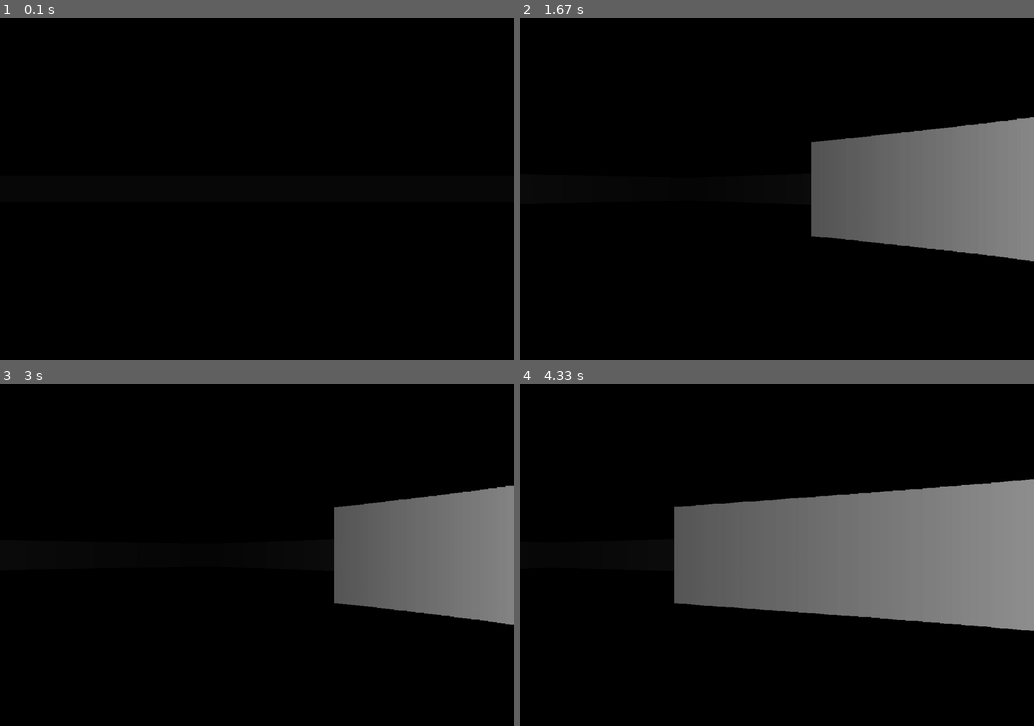
Above: before the commit, frames 1-4 (two rows, left to right).
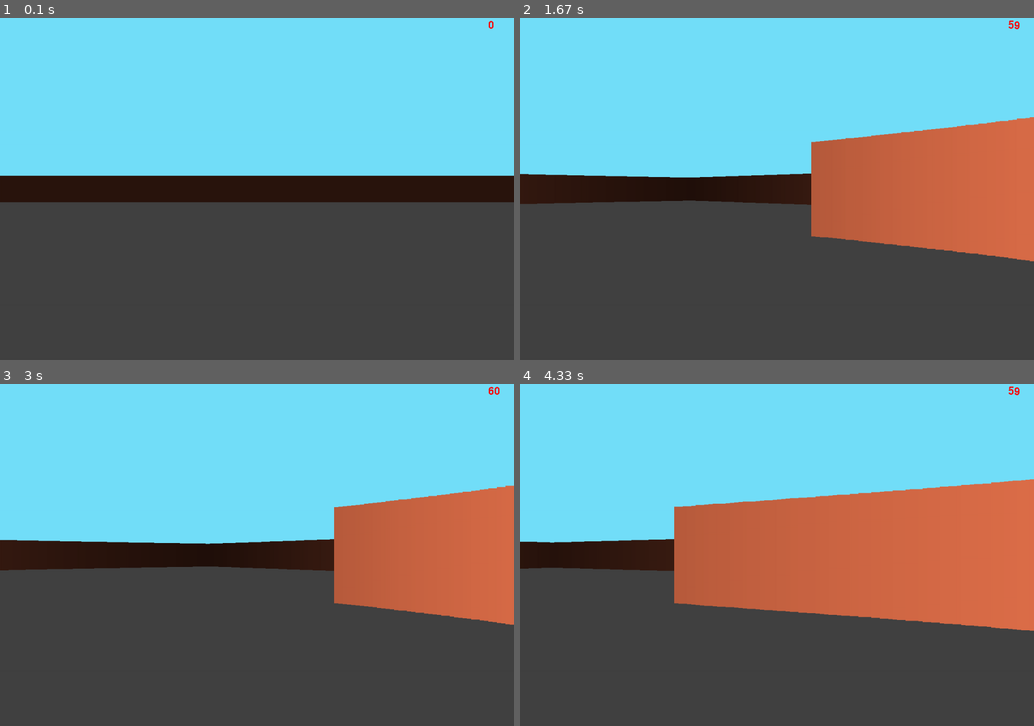
Above: after the commit, the same moments.

Repository: GSavelov/pygameLyceum
Game: pygame game, started from main.py
Same seed, same stepped clock (60 frames per second), same inputs: the game is played once before the commit and once after it.
Inputs:
- Up to frame 1 (0.1 s): no input
- Up to frame 2 (1.67 s): hold Right 0.33-0.8 s; hold Right 0.83-1.3 s; hold Left from 1.33 s (still down)
- Up to frame 3 (3 s): release Left at 1.87 s; hold Left 1.9-2.37 s; hold Right from 2.4 s (still down)
- Up to frame 4 (4.33 s): release Right at 3.03 s; hold Left 3.07-3.53 s; hold Right 3.57-4.03 s; hold Right from 4.07 s (still down)

The runs differ from the first frame. In frame 1, 100% of the frame differs, in the area x 0-100%, y 0-100%; in frame 2, 100%; in frame 3, 100%; in frame 4, 100%.

Commit message:
Drawing class

Diff:
--- a/config.py
+++ b/config.py
@@ -24,3 +24,7 @@
 DISTANCE = NUM_RAYS / (2 * math.tan(H_FOV))
 PROJ_COEFF = 3 * DISTANCE * TILE
 SCALE = WIDTH // NUM_RAYS
+
+# Colors
+SKY = (115, 223, 250)
+GRAY = (66, 66, 66)
--- /dev/null
+++ b/drawing.py
@@ -0,0 +1,21 @@
+import pygame
+from config import *
+from rayCasting import ray_casting
+
+
+class Drawing:
+    def __init__(self, surface):
+        self.surface = surface
+        self.font = pygame.font.Font(None, 36)
+
+    def background(self):
+        pygame.draw.rect(self.surface, SKY, (0, 0, WIDTH, H_HEIGHT))
+        pygame.draw.rect(self.surface, GRAY, (0, H_HEIGHT, WIDTH, H_HEIGHT))
+
+    def world(self, pos, angle):
+        ray_casting(self.surface, pos, angle)
+
+    def fps(self, clock):
+        fps = str(int(clock.get_fps()))
+        render = self.font.render(fps, 0, 'red')
+        self.surface.blit(render, (WIDTH - 60, 5))
--- a/main.py
+++ b/main.py
@@ -2,12 +2,14 @@
 from config import *
 from player import Player
 from rayCasting import ray_casting
+from drawing import Drawing
 
 if __name__ == '__main__':
     pygame.init()
     screen = pygame.display.set_mode((WIDTH, HEIGHT))
     clock = pygame.time.Clock()
     player = Player()
+    drawing = Drawing(screen)
 
     running = True
     while running:
@@ -18,7 +20,9 @@
         player.movement()
         screen.fill('black')
 
-        ray_casting(screen, player.pos, player.angle)
+        drawing.background()
+        drawing.world(player.pos, player.angle)
+        drawing.fps(clock)
 
         pygame.display.flip()
         clock.tick(FPS)
--- a/rayCasting.py
+++ b/rayCasting.py
@@ -14,8 +14,8 @@
             y = y0 + depth * sin_a
             if (x // TILE * TILE, y // TILE * TILE) in world_map:
                 depth *= math.cos(angle - cur_angle)
-                c = 255 / (1 + depth * depth * 0.0001)
-                color = (c, c, c)
+                c = 255 / (1 + depth * depth * 0.00002)
+                color = (c, c // 2, c // 3)
                 proj_height = PROJ_COEFF / (depth + 0.000001)
                 pygame.draw.rect(surface, color, (ray * SCALE, H_HEIGHT - proj_height // 2, SCALE, proj_height))
                 break
